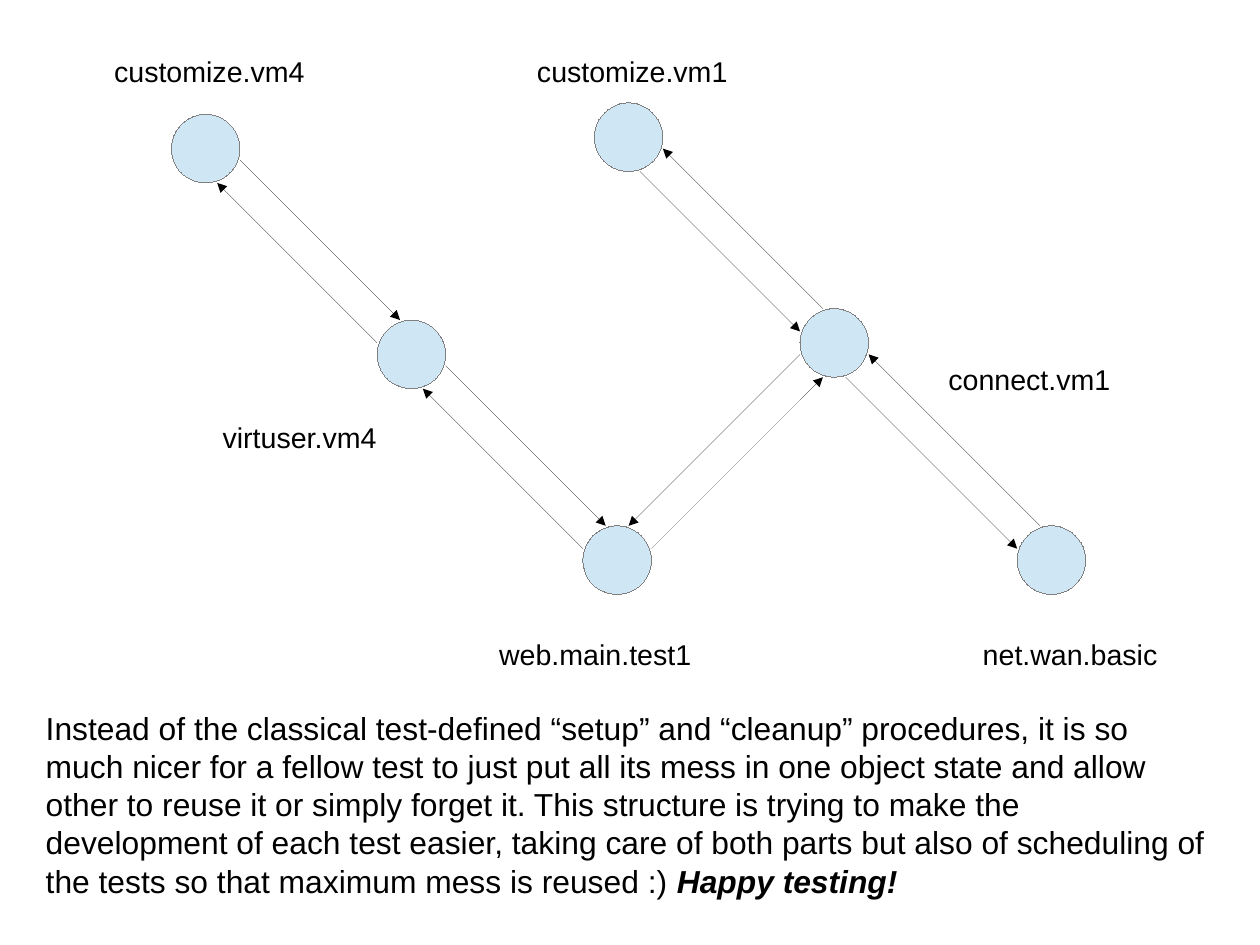
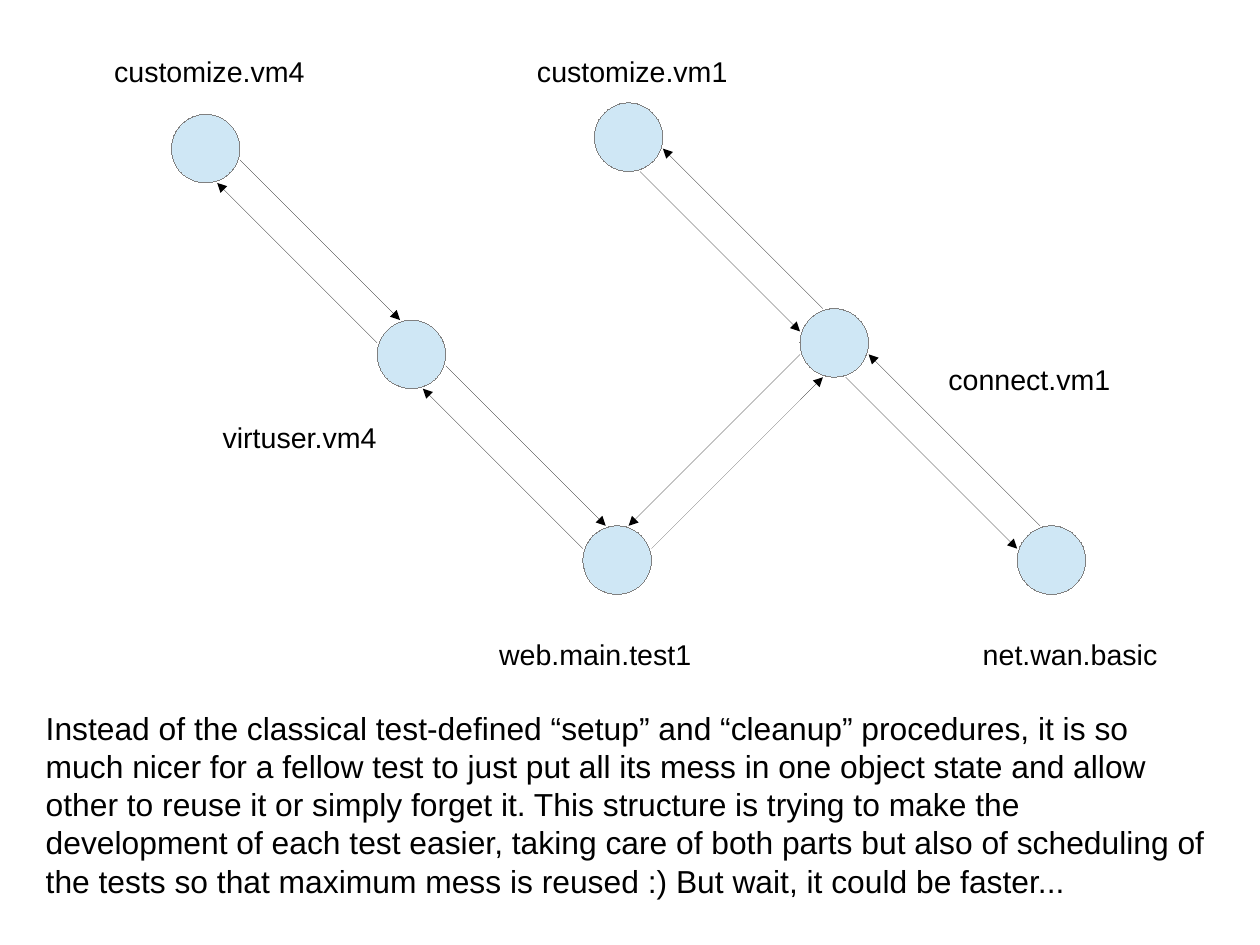
Before and after one commit to intra2net/avocado-i2n, a slide deck: slide 31 of doc/test_traversal_algorithm.odp. Drawn at 1260x945 pixels with LibreOffice and Linux fonts; fonts in the diff are those of the drawing. Boxes give left, top, right and bottom in pixels: in the first picture for what was removed or moved away, otherwise in the second. Text is boxed around its words. In the diff, an @@ line names an element or a change of style, - is before the commit and + after.

Commit message:
Extend the graph traversal presentation with multi-traversal slides
In particular, describe the diverging paths scheduling policy and
its previously mentioned advantages and stop at what we have to work
towards next (and did not yet have even for the 92.0 LTS release).

```diff
--- a/doc/test_traversal_algorithm.odp
+++ b/doc/test_traversal_algorithm.odp
@@ subtitle at box(46, 717, 1204, 897): text changed @@
-Instead of the classical test-defined “setup” and “cleanup” procedures, it is so much nicer for a fellow test to just put all its mess in one object state and allow other to reuse it or simply forget it. This structure is trying to make the development of each test easier, taking care of both parts but also of scheduling of the tests so that maximum mess is reused :) Happy testing!
+Instead of the classical test-defined “setup” and “cleanup” procedures, it is so much nicer for a fellow test to just put all its mess in one object state and allow other to reuse it or simply forget it. This structure is trying to make the development of each test easier, taking care of both parts but also of scheduling of the tests so that maximum mess is reused :) But wait, it could be faster...
```
Also in this commit, not shown: 5 slides added, 1 other file.
